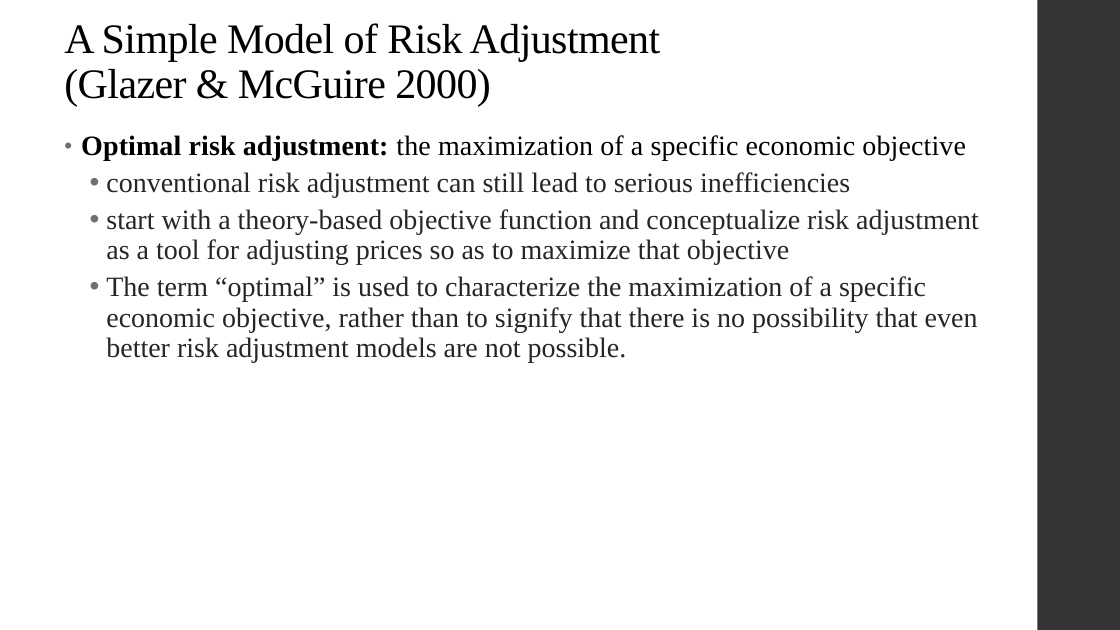
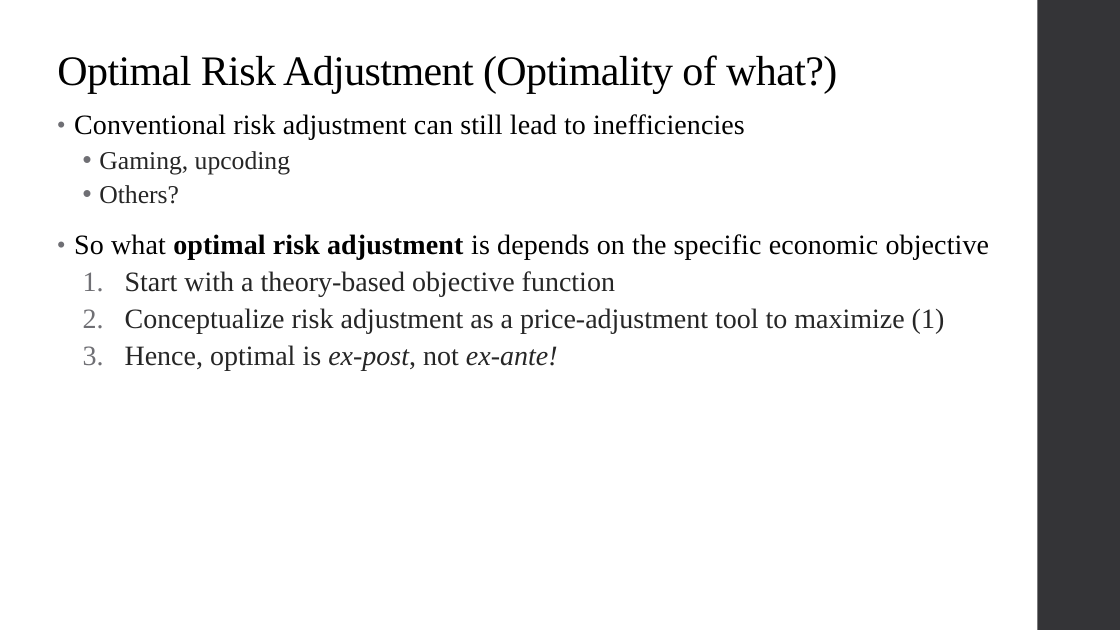
Before and after one commit to alex-hoagland/HAD6750H, a slide deck: slide 14 of Lecture07_QualityCompetition/Slides_RA_QualityCompetition_2023W.pptx (slide 10 before the commit). Drawn at 1120x630 pixels with LibreOffice and Linux fonts; fonts in the diff are those of the drawing. Boxes give left, top, right and bottom in pixels: in the first picture for what was removed or moved away, otherwise in the second. Text is boxed around its words. In the diff, an @@ line names an element or a change of style, - is before the commit and + after.

```diff
--- a/Lecture07_QualityCompetition/Slides_RA_QualityCompetition_2023W.pptx
+++ b/Lecture07_QualityCompetition/Slides_RA_QualityCompetition_2023W.pptx
@@ text at bbox=[57, 55, 837, 93]: text changed @@
-A Simple Model of Risk Adjustment
-(Glazer & McGuire 2000)
+Optimal Risk Adjustment (Optimality of what?)
@@ text at bbox=[74, 114, 989, 371]: text changed @@
-• Optimal risk adjustment: the maximization of a specific economic objective
-  • conventional risk adjustment can still lead to serious inefficiencies
-  • start with a theory-based objective function and conceptualize risk adjustment as a tool for adjusting prices so as to maximize that objective
-  • The term “optimal” is used to characterize the maximization of a specific economic objective, rather than to signify that there is no possibility that even better risk adjustment models are not possible.
+• Conventional risk adjustment can still lead to inefficiencies
+  • Gaming, upcoding
+  • Others?
+• So what optimal risk adjustment is depends on the specific economic objective
+  1. Start with a theory-based objective function
+  2. Conceptualize risk adjustment as a price-adjustment tool to maximize (1)
+  3. Hence, optimal is ex-post, not ex-ante!
```
Also in this commit, not shown: 8 other slides changed, 6 slides added, 4 slides removed, 8 other files.
